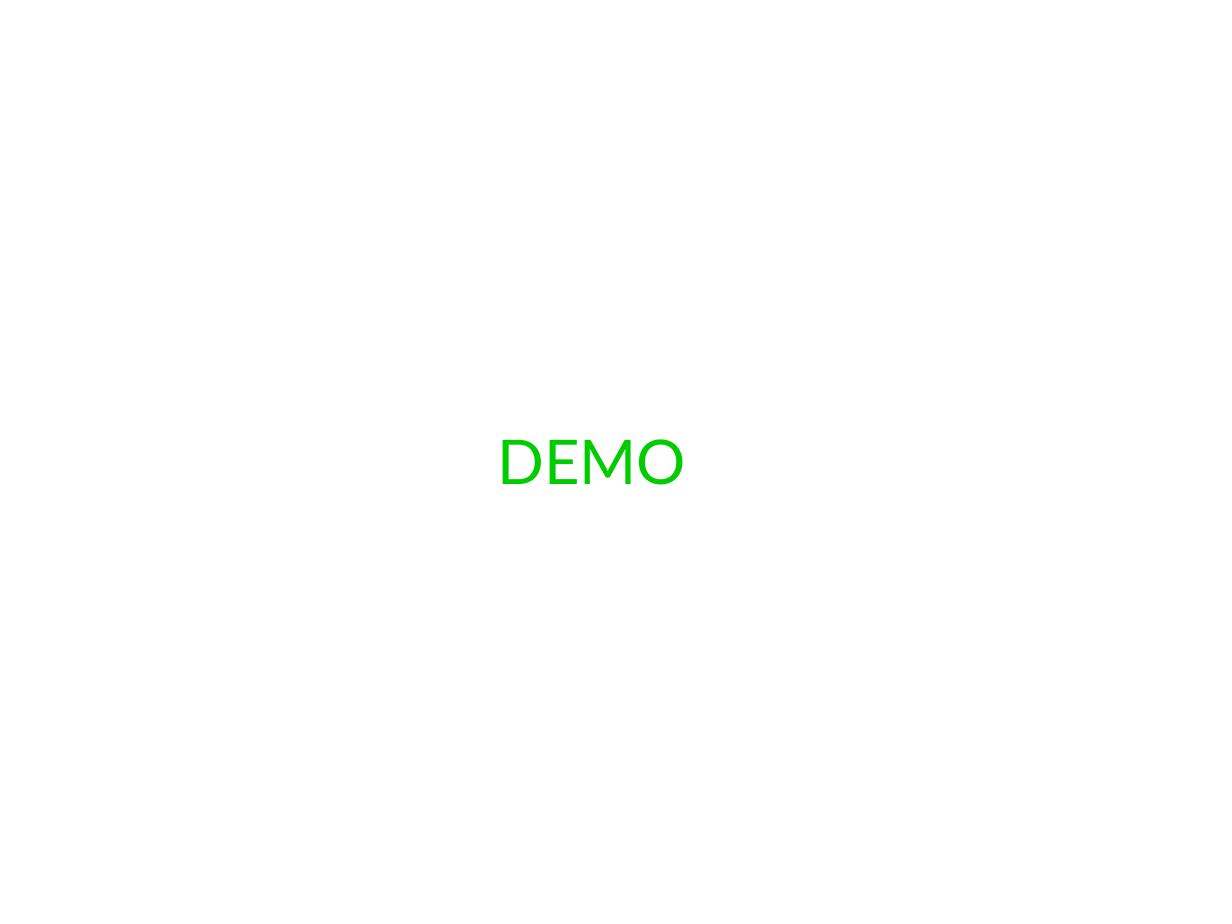
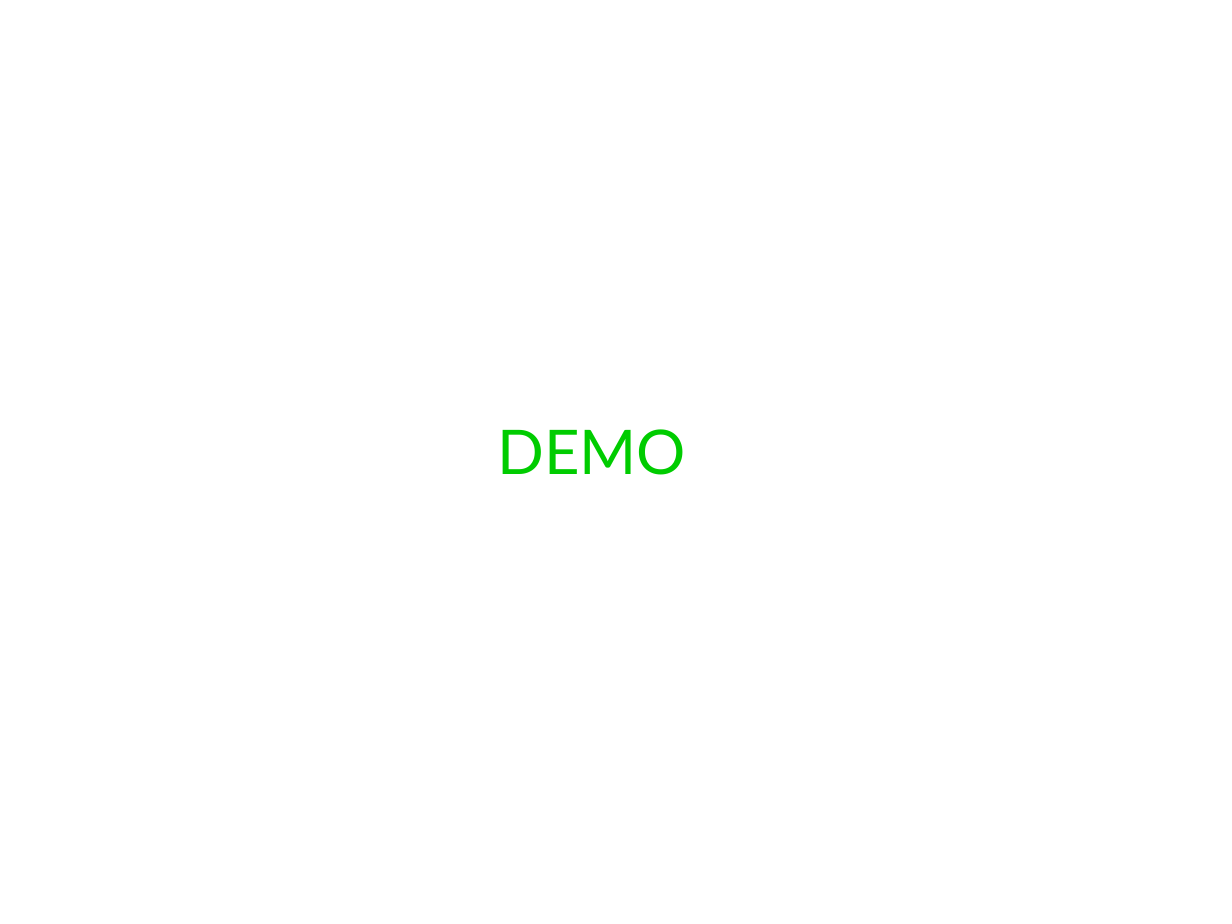
Before and after one commit to aknutas/Greendel, a slide deck: slide 10 of Documents/Greendel presentation/presentation_final_3_ViimeinenPalaute.pptx. Drawn at 1232x924 pixels with LibreOffice and Linux fonts; fonts in the diff are those of the drawing; background and template pictures are left out. Boxes give left, top, right and bottom in pixels: in the first picture for what was removed or moved away, otherwise in the second. Text is boxed around its words. In the diff, an @@ line names an element or a change of style, - is before the commit and + after.

```diff
--- a/Documents/Greendel presentation/presentation_final_3_ViimeinenPalaute.pptx
+++ b/Documents/Greendel presentation/presentation_final_3_ViimeinenPalaute.pptx
@@ text "DEMO": place and size @@
-text "DEMO" at [497,439,686,485]
+text "DEMO" at [497,429,686,475]
```
Also in this commit, not shown: 8 other slides changed, 7 other files.
